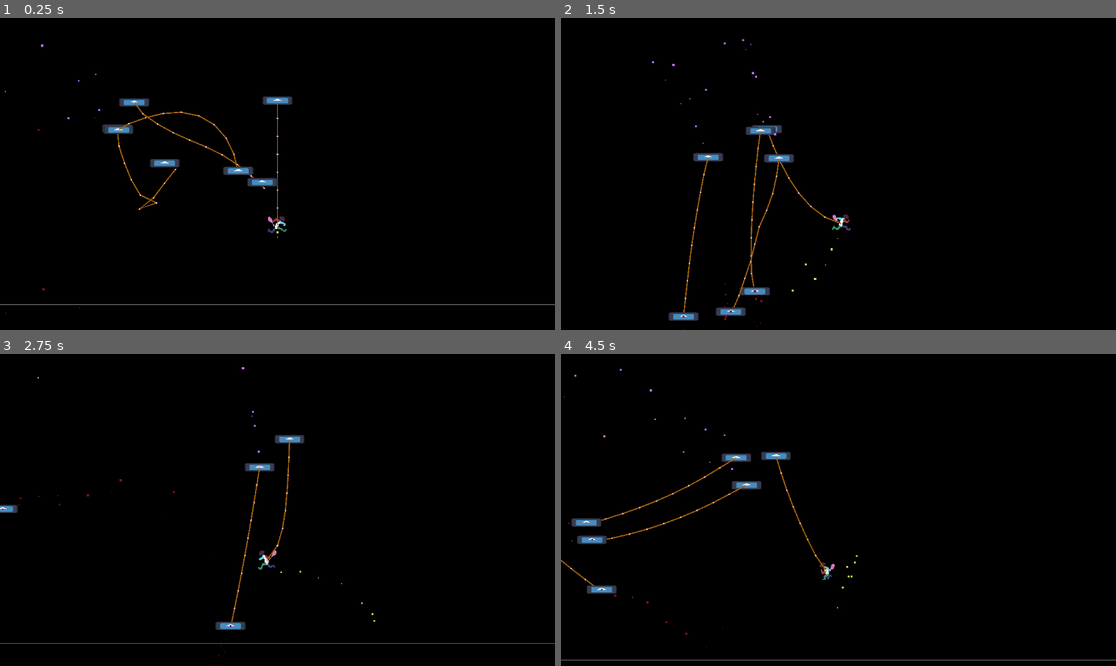
Above: before the commit, frames 1-4 (two rows, left to right).
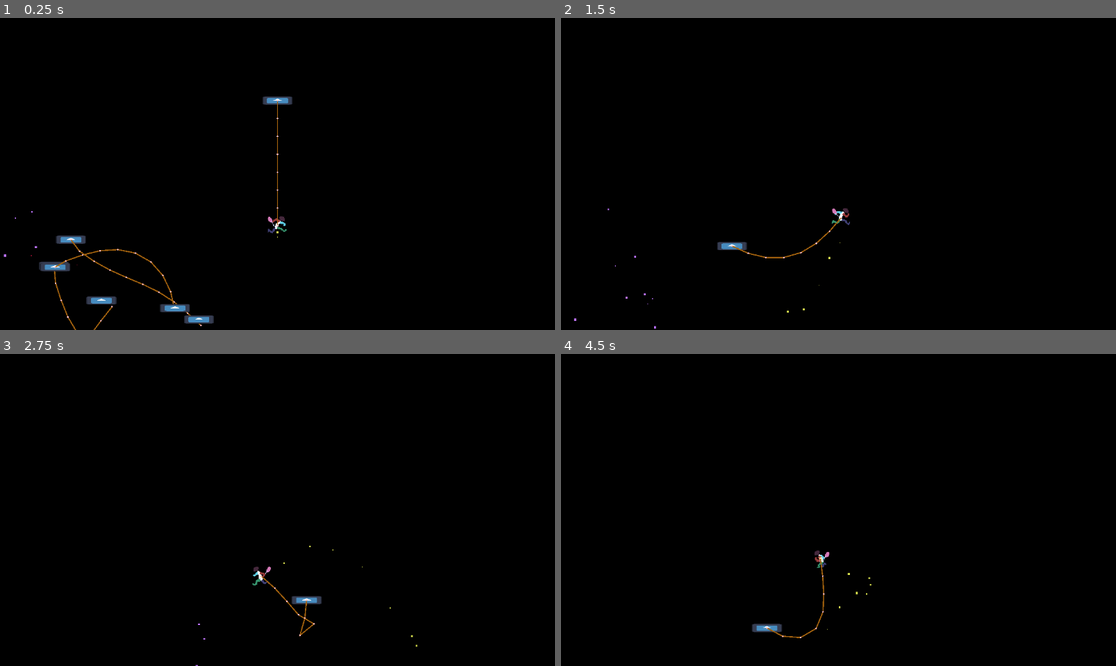
Above: after the commit, the same moments.

Repository: Cosillow/Hello_Gadot
Game: Godot game, scene res://scenes/game.tscn
Two runs of this game, one before a commit and one after it. Both use one fixed random seed, a clock stepped at 60 frames per second and the inputs below. The engine's default icon, where the game draws it, is replaced by a stand-in: a white triangle on a blue panel in a dark square.
Inputs:
- Up to frame 1 (0.25 s): no input
- Up to frame 2 (1.5 s): hold Right (move_right) from 0.53 s (still down); tap Z (jump) at 0.6, 0.77, 1.07, 1.35 s
- Up to frame 3 (2.75 s): tap Z (jump) at 1.52, 1.82, 2.1 s; release Right (move_right) at 2.03 s; hold Left (move_left) from 2.03 s (still down)
- Up to frame 4 (4.5 s): release Left (move_left) at 2.78 s; hold Right (move_right) 2.78-4.28 s; tap Z (jump) at 2.85, 3.02, 3.32, 3.6, 3.77, 4.07, 4.35 s; hold Left (move_left) from 4.28 s (still down)

The runs differ from the first frame. In frame 1, 2.4% of the frame differs, in the area x 0-100%, y 8-100%; in frame 2, 1.9%; in frame 3, 1.5%; in frame 4, 2.0%.

Commit message:
rope sort of assists with swing; I do not like rope

Diff:
--- a/scenes/game.tscn
+++ b/scenes/game.tscn
@@ -80,7 +80,7 @@
 
 [node name="Player" type="CharacterBody2D" parent="."]
 unique_name_in_owner = true
-position = Vector2(152.012, -65.992)
+position = Vector2(258, -295.993)
 script = ExtResource("1_jckq7")
 metadata/_edit_group_ = true
 
@@ -109,13 +109,16 @@
 scale_amount_max = 4.0
 color = Color(0.858824, 0.890196, 0.309804, 1)
 
+[node name="Platform2" parent="." instance=ExtResource("1_8hn6c")]
+position = Vector2(225, -81)
+
 [node name="Platform" parent="." instance=ExtResource("1_8hn6c")]
-position = Vector2(152, -276)
+position = Vector2(258, -506)
 
 [node name="Rope" parent="Platform" node_paths=PackedStringArray("attached") instance=ExtResource("5_6ldxs")]
 ropeLength = 220.0
 constrain = 30.0
-gravityAdjustment = 50.0
+gravityAdjustment = 40.0
 attached = NodePath("../../Player")
 
 [node name="Floor" type="StaticBody2D" parent="."]
--- a/scripts/Player.gd
+++ b/scripts/Player.gd
@@ -14,7 +14,7 @@
 		velocity.y += gravity * delta
 
 	# Handle jump.
-	if Input.is_action_just_pressed("jump") and is_on_floor():
+	if Input.is_action_just_pressed("jump"):# and is_on_floor():
 		velocity.y = JUMP_VELOCITY
 
 	# Get the input direction and handle the movement/deceleration.
--- a/scripts/rope.gd
+++ b/scripts/rope.gd
@@ -13,18 +13,18 @@
 #		be using global position some places instead?
 # TODO: detatch from parent or detatch children? only if necessary for other objects
 
-# IDEA: because the children update first, they will be displaced from the actual endpoint of the rope
+# IDEA: because the children update first, they will be displaced from the actual _endpoint of the rope
 #		so, (only taking into account their x position probably {although, I'm considering the situation where the end
 #		of the rope has swung up and yPos would give a better feeling of weight}) we could average or use a `childrens affect`
 #		ratio to determine where the new end point should be. My question is, when do I do this? I suspect it must
 #		be before the constraints (which means after we would still have to set the children back to the end result)
 #		possibly even we have to do this before the points are updated. I'm unsure
-# TODO: this is close ^^ with _calculate_new_endpoint(), but it doesn't take into account the fact that the player is still being
-#		affected by its physics update even after its position is set. defered set doesn't seem to work either (player is locked to endpoint)
+# TODO: this is close ^^ with _update_new_endpoint(), but it doesn't take into account the fact that the player is still being
+#		affected by its physics update even after its position is set. defered set doesn't seem to work either (player is locked to _endpoint)
 
 # IDEA: I can keep the parent child structure because that is helpful for quickly setting up static scenes with ropes
 #		if I want a player to be attached, there needs to be an export variable for the player. I will keep the player in the top of all scenes,
-#		ensuring its _physics_process() runs before all ropes, allowing the affected endpoint to be calculated based on the characters already calculated position
+#		ensuring its _physics_process() runs before all ropes, allowing the affected _endpoint to be calculated based on the characters already calculated position
 # ** keep the game tree like this and all should be good? **
 #┖╴root
    #┠╴Character (you are here!)
@@ -61,7 +61,7 @@
 @export_range(0.1, 0.9, .01) var dampening: float = 0.9
 @export var color: Color = Color(0.648, 0.389, 0.056)
 @export_range(1, 9999999, 1, "or_greater") var width: float = 2
-@export var attached: Node2D = null :
+@export var attached: CharacterBody2D = null :
 	set(val):
 		attached = val
 		update_configuration_warnings()
@@ -73,6 +73,11 @@
 var _pos_prev: PackedVector2Array
 var _parent_cache: Node2D = null
 var _gravity: Vector2
+var _endpoint : Vector2 :
+	get:
+		return _pos[_point_count-1]
+	set(val):
+		_pos[_point_count-1] = val
 var _translation: Vector2 :
 	get:
 		return _parent_cache.position if _parent_cache else Vector2.ZERO
@@ -117,10 +122,10 @@
 	_update_points(delta)
 
 	# allow children to affect rope before constraints
-	_calculate_new_endpoint()
+	_update_new_endpoint(delta)
 
 	# tighten rope more if it exceeds ropeLength
-	var distSq = _pos[0].distance_squared_to(_pos[_point_count-1])
+	var distSq = _pos[0].distance_squared_to(_endpoint)
 	var possibleError = distSq / pow(ropeLength,2)
 	var iterations = max(tightness,int(possibleError * tightness))
 	for i in iterations:
@@ -129,7 +134,7 @@
 	set_start(_parent_cache.position)
 	_update_children()
 	if attached:
-		attached.position = _pos[_point_count-1]
+		attached.position = _endpoint
 	queue_redraw()
 
 func _notification(what):
@@ -140,27 +145,42 @@
 		NOTIFICATION_UNPARENTED:
 			_parent_cache = null
 
-func set_start(p:Vector2)->void:
+func set_start(p:Vector2) -> void:
 	_pos[0] = p
 	_pos_prev[0] = p
 
-func _calculate_new_endpoint() -> void:
-	if not attached: return
+func _update_new_endpoint(delta) -> void:
+	# editor does not agree that the inputs below exist
+	if not attached or Engine.is_editor_hint(): return
 	# TODO: may need to work on the ratio (may or may not want y to affect)
 	# TODO: DEFINITELY need to increase the x velocity based on if the player is being assisted by the rope
 	#		I could tell this via the `Input.get_axis` and where the player is based on the previous point
-
-	# editor does not agree that the inputs below exist
-	if Engine.is_editor_hint() or Input.get_axis("move_left", "move_right"):
-		_pos[_point_count-1].x = attached.position.x
-		#new_endpoint.x += velocity.x
-		#var velocity = (attached.position - _pos[_point_count-1]) #* dampening
-		#new_endpoint.y += _gravity.y * delta
-
-func _update_children()->void:
+	# TODO: THIS SHOULD BE AFFECTING THE PLAYERS VELOCITY RIGHT?? SO THAT IT CAN GAIN MOMENTUM WITH A JUMP OFF THE ROPE?
+	# TODO IDEA: I think I can get hit upward by platforms if I let the endpoint be affected by my y pos/velocity
+
+	var direction: float = Input.get_axis("move_left", "move_right")
+	if direction or attached.get_last_slide_collision() or attached.is_on_floor():
+		var rope_assistance := Vector2.ZERO
+		#var attat_left_of_rope: bool = attached.global_position.x < global_position.x
+		#if (attat_left_of_rope and direction == 1) or (not attat_left_of_rope and direction == -1):
+		rope_assistance = (_endpoint - _pos_prev[_point_count-1]) #* direction
+			#print(_endpoint - _pos_prev[_point_count-1], rope_assistance)
+		if (_endpoint - _pos_prev[_point_count-1]).x < 0:
+			print(_pos_prev[_point_count-1], _endpoint)
+		_pos_prev[_point_count-1] = _endpoint
+		_endpoint = attached.position #+ (attached.velocity.x * delta)/2
+		_endpoint += rope_assistance
+		#_endpoint.x += (attached.velocity.x * delta)/2
+		#var velocity = (attached.position - _endpoint) #* dampening
+		#_endpoint.x += velocity.x
+		#_endpoint.y += _gravity.y * delta
+
+
+
+func _update_children() -> void:
 	for c in get_children():
 		if c is Node2D:
-			c.position = _pos[_point_count-1] - _translation
+			c.position = _endpoint - _translation
 
 func _update_points(delta)->void:
 	for i in range(1, _point_count):
Not shown, added: clips/weird_left_v_right_swinging.avi
